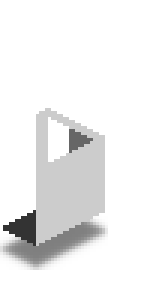
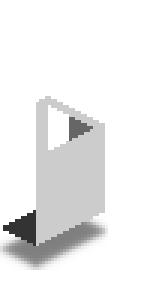
Layer changes from the first (144, 288) image to the second:
painted on "Roof" over <box>36,99,45,114</box>
renamed "Side copy #1" to "Side", painted on it over <box>36,96,105,162</box>
renamed "Front copy" to "Front", painted on it over <box>69,108,105,153</box>
